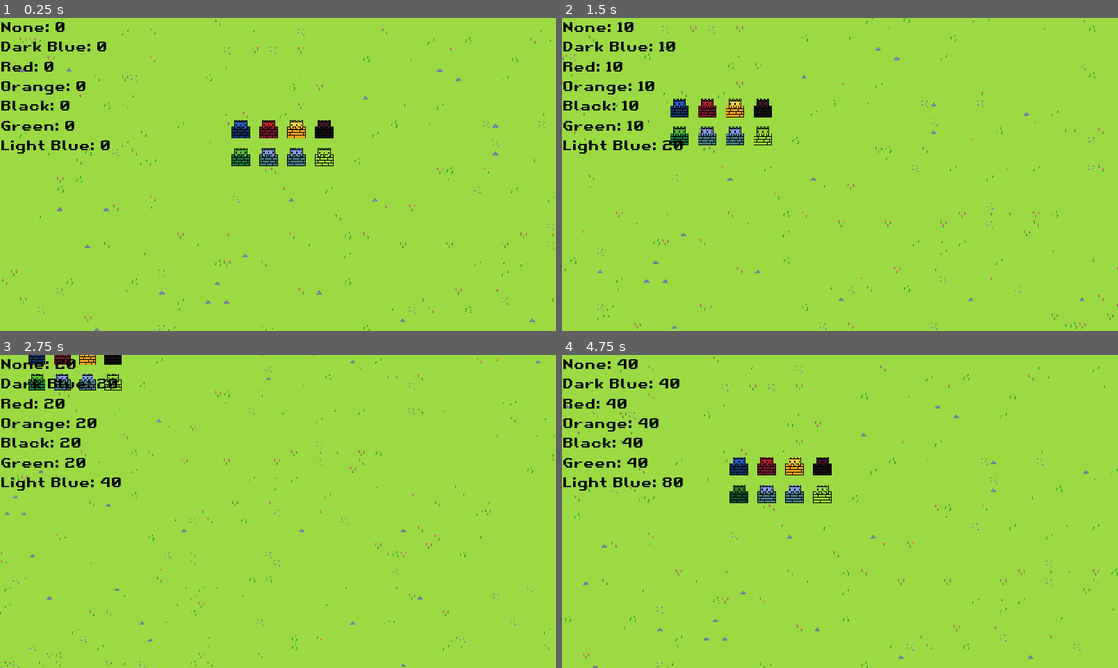
Above: before the commit, frames 1-4 (two rows, left to right).
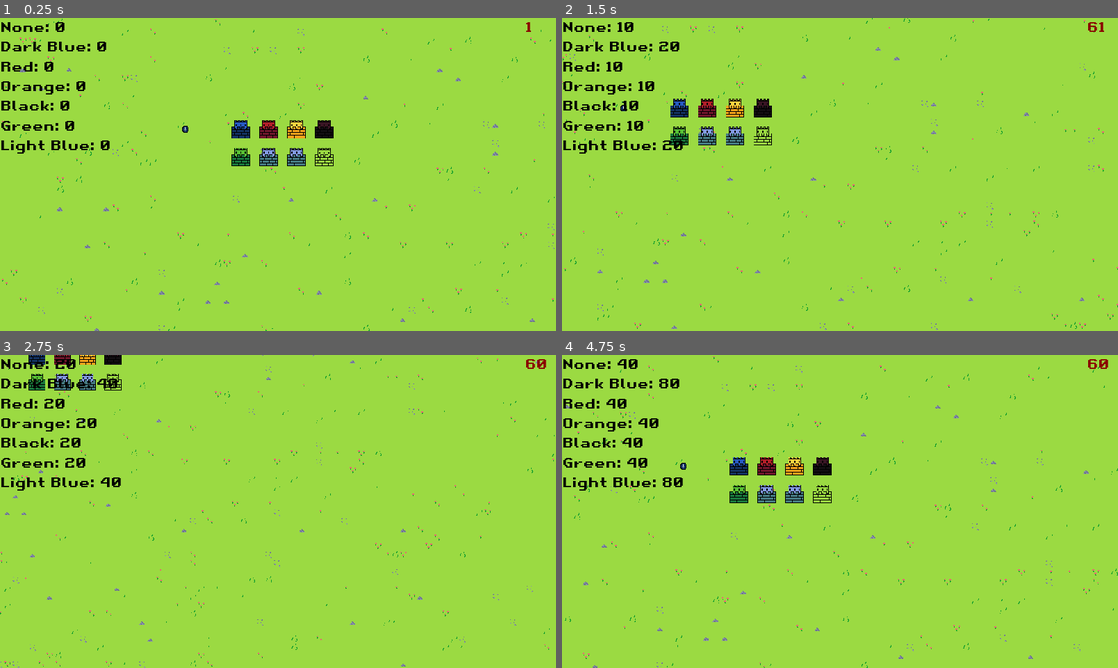
Above: after the commit, the same moments.

Repository: UltraMKF12/KingdomsRevolt
Game: Godot game, scene res://Scenes/WorldMap.tscn
Same seed, same stepped clock (60 frames per second), same inputs: the game is played once before the commit and once after it.
Inputs (mouse positions are in pixels of both pictures, inside the frame that each line leads up to):
- Up to frame 1 (0.25 s): no input
- Up to frame 2 (1.5 s): tap Enter at 0.5 s; move the mouse to (801, 130) at 0.52 s; hold Right (ui_right) 0.53-1.28 s; tap Mouse wheel down (mwheel_down) at 0.6 s; move the mouse to (739, 133) at 1.27 s; hold Down (ui_down) from 1.28 s (still down); tap Mouse wheel up (mwheel_up) at 1.35 s
- Up to frame 3 (2.75 s): move the mouse to (200, 364) at 2.02 s; release Down (ui_down) at 2.03 s; hold Right (ui_right) from 2.03 s (still down); tap Mouse wheel down (mwheel_down) at 2.1 s
- Up to frame 4 (4.75 s): move the mouse to (600, 383) at 2.77 s; release Right (ui_right) at 2.78 s; hold Up (ui_up) 2.78-3.53 s; tap Mouse wheel up (mwheel_up) at 2.85, 4.35 s; move the mouse to (606, 442) at 3.52 s; hold Left (ui_left) from 3.53 s (still down); tap Mouse wheel down (mwheel_down) at 3.6 s; move the mouse to (695, 495) at 4.27 s

The runs differ from the first frame. In frame 1, less than 0.1% of the frame differs, in the area x 32-96%, y 1-37%; in frame 2, 0.1%; in frame 3, 0.1%; in frame 4, 0.2%, in the area x 17-99%, y 1-48%.

Commit message:
Unit setting, collision + sprite

Diff:
--- /dev/null
+++ b/Scenes/Unit.tscn
@@ -0,0 +1,174 @@
+[gd_scene load_steps=36 format=2]
+
+[ext_resource path="res://Sprites/Kingdoms Revol Tilesheett.png" type="Texture" id=1]
+[ext_resource path="res://Scripts/Unit.gd" type="Script" id=2]
+
+[sub_resource type="AtlasTexture" id=9]
+atlas = ExtResource( 1 )
+region = Rect2( 64, 0, 12, 13 )
+
+[sub_resource type="AtlasTexture" id=10]
+atlas = ExtResource( 1 )
+region = Rect2( 64, 14, 12, 13 )
+
+[sub_resource type="AtlasTexture" id=11]
+atlas = ExtResource( 1 )
+region = Rect2( 64, 28, 12, 13 )
+
+[sub_resource type="AtlasTexture" id=12]
+atlas = ExtResource( 1 )
+region = Rect2( 64, 42, 12, 13 )
+
+[sub_resource type="AtlasTexture" id=13]
+atlas = ExtResource( 1 )
+region = Rect2( 64, 56, 12, 13 )
+
+[sub_resource type="AtlasTexture" id=14]
+atlas = ExtResource( 1 )
+region = Rect2( 64, 70, 12, 13 )
+
+[sub_resource type="AtlasTexture" id=15]
+atlas = ExtResource( 1 )
+region = Rect2( 64, 84, 12, 13 )
+
+[sub_resource type="AtlasTexture" id=16]
+atlas = ExtResource( 1 )
+region = Rect2( 96, 0, 15, 16 )
+
+[sub_resource type="AtlasTexture" id=17]
+atlas = ExtResource( 1 )
+region = Rect2( 96, 17, 15, 16 )
+
+[sub_resource type="AtlasTexture" id=18]
+atlas = ExtResource( 1 )
+region = Rect2( 96, 34, 15, 16 )
+
+[sub_resource type="AtlasTexture" id=19]
+atlas = ExtResource( 1 )
+region = Rect2( 96, 51, 15, 16 )
+
+[sub_resource type="AtlasTexture" id=20]
+atlas = ExtResource( 1 )
+region = Rect2( 96, 68, 15, 16 )
+
+[sub_resource type="AtlasTexture" id=21]
+atlas = ExtResource( 1 )
+region = Rect2( 96, 85, 15, 16 )
+
+[sub_resource type="AtlasTexture" id=22]
+atlas = ExtResource( 1 )
+region = Rect2( 96, 102, 15, 16 )
+
+[sub_resource type="AtlasTexture" id=23]
+atlas = ExtResource( 1 )
+region = Rect2( 80, 0, 13, 14 )
+
+[sub_resource type="AtlasTexture" id=24]
+atlas = ExtResource( 1 )
+region = Rect2( 80, 15, 13, 14 )
+
+[sub_resource type="AtlasTexture" id=25]
+atlas = ExtResource( 1 )
+region = Rect2( 80, 30, 13, 14 )
+
+[sub_resource type="AtlasTexture" id=26]
+atlas = ExtResource( 1 )
+region = Rect2( 80, 45, 13, 14 )
+
+[sub_resource type="AtlasTexture" id=27]
+atlas = ExtResource( 1 )
+region = Rect2( 80, 60, 13, 14 )
+
+[sub_resource type="AtlasTexture" id=28]
+atlas = ExtResource( 1 )
+region = Rect2( 80, 75, 13, 14 )
+
+[sub_resource type="AtlasTexture" id=29]
+atlas = ExtResource( 1 )
+region = Rect2( 80, 90, 13, 14 )
+
+[sub_resource type="AtlasTexture" id=1]
+atlas = ExtResource( 1 )
+region = Rect2( 48, 0, 11, 11 )
+
+[sub_resource type="AtlasTexture" id=2]
+atlas = ExtResource( 1 )
+region = Rect2( 48, 12, 11, 11 )
+
+[sub_resource type="AtlasTexture" id=3]
+atlas = ExtResource( 1 )
+region = Rect2( 48, 24, 11, 11 )
+
+[sub_resource type="AtlasTexture" id=4]
+atlas = ExtResource( 1 )
+region = Rect2( 48, 36, 11, 11 )
+
+[sub_resource type="AtlasTexture" id=5]
+atlas = ExtResource( 1 )
+region = Rect2( 48, 48, 11, 11 )
+
+[sub_resource type="AtlasTexture" id=6]
+atlas = ExtResource( 1 )
+region = Rect2( 48, 60, 11, 11 )
+
+[sub_resource type="AtlasTexture" id=7]
+atlas = ExtResource( 1 )
+region = Rect2( 48, 72, 11, 11 )
+
+[sub_resource type="SpriteFrames" id=8]
+animations = [ {
+"frames": [ SubResource( 9 ), SubResource( 10 ), SubResource( 11 ), SubResource( 12 ), SubResource( 13 ), SubResource( 14 ), SubResource( 15 ) ],
+"loop": true,
+"name": "bow",
+"speed": 5.0
+}, {
+"frames": [ SubResource( 16 ), SubResource( 17 ), SubResource( 18 ), SubResource( 19 ), SubResource( 20 ), SubResource( 21 ), SubResource( 22 ) ],
+"loop": true,
+"name": "club",
+"speed": 5.0
+}, {
+"frames": [ SubResource( 23 ), SubResource( 24 ), SubResource( 25 ), SubResource( 26 ), SubResource( 27 ), SubResource( 28 ), SubResource( 29 ) ],
+"loop": true,
+"name": "mage",
+"speed": 5.0
+}, {
+"frames": [ SubResource( 1 ), SubResource( 2 ), SubResource( 3 ), SubResource( 4 ), SubResource( 5 ), SubResource( 6 ), SubResource( 7 ) ],
+"loop": false,
+"name": "sword",
+"speed": 0.0
+} ]
+
+[sub_resource type="CircleShape2D" id=30]
+radius = 7.0
+
+[sub_resource type="CircleShape2D" id=31]
+radius = 8.0
+
+[sub_resource type="CircleShape2D" id=32]
+radius = 8.0
+
+[sub_resource type="CircleShape2D" id=33]
+radius = 10.0499
+
+[node name="Unit" type="KinematicBody2D"]
+script = ExtResource( 2 )
+
+[node name="Type" type="AnimatedSprite" parent="."]
+frames = SubResource( 8 )
+animation = "sword"
+
+[node name="SwordShape" type="CollisionShape2D" parent="."]
+shape = SubResource( 30 )
+disabled = true
+
+[node name="BowShape" type="CollisionShape2D" parent="."]
+shape = SubResource( 31 )
+disabled = true
+
+[node name="MageShape" type="CollisionShape2D" parent="."]
+shape = SubResource( 32 )
+disabled = true
+
+[node name="ClubShape" type="CollisionShape2D" parent="."]
+shape = SubResource( 33 )
+disabled = true
--- a/Scenes/WorldMap.tscn
+++ b/Scenes/WorldMap.tscn
@@ -6,6 +6,9 @@
 [ext_resource path="res://Font/Retro Gaming.ttf" type="DynamicFontData" id=4]
 [ext_resource path="res://Scripts/GroupCounterLabel.gd" type="Script" id=5]
 [ext_resource path="res://Scripts/IncomeCalculator.gd" type="Script" id=6]
+[ext_resource path="res://Scripts/WorldMap.gd" type="Script" id=7]
+[ext_resource path="res://Scenes/Unit.tscn" type="PackedScene" id=8]
+[ext_resource path="res://Scripts/FPSCounter.gd" type="Script" id=9]
 
 [sub_resource type="DynamicFont" id=2]
 size = 24
@@ -35,6 +38,7 @@
 0/z_index = 0
 
 [node name="WorldMap" type="Node2D"]
+script = ExtResource( 7 )
 
 [node name="IncomeCalculator" type="Node" parent="."]
 script = ExtResource( 6 )
@@ -44,10 +48,11 @@
 [node name="UI" type="CanvasLayer" parent="."]
 
 [node name="Control" type="Control" parent="UI"]
-margin_right = 40.0
-margin_bottom = 40.0
+margin_right = 960.0
+margin_bottom = 540.0
+mouse_filter = 2
 
-[node name="Label" type="Label" parent="UI/Control"]
+[node name="Gold Text" type="Label" parent="UI/Control"]
 margin_right = 40.0
 margin_bottom = 14.0
 custom_colors/font_color = Color( 0, 0, 0, 1 )
@@ -60,6 +65,16 @@
 Green: 0
 Light Blue: 0"
 script = ExtResource( 5 )
+
+[node name="FPS" type="Label" parent="UI/Control"]
+anchor_left = 1.0
+anchor_right = 1.0
+margin_left = -54.0
+margin_bottom = 31.0
+custom_colors/font_color = Color( 0.545098, 0, 0, 1 )
+custom_fonts/font = SubResource( 2 )
+text = "999"
+script = ExtResource( 9 )
 
 [node name="Ground" type="TileMap" parent="."]
 tile_set = SubResource( 1 )
@@ -107,3 +122,6 @@
 
 [node name="Castle8" parent="." instance=ExtResource( 3 )]
 position = Vector2( 560, 240 )
+
+[node name="Unit" parent="." instance=ExtResource( 8 )]
+position = Vector2( 320, 192 )
--- a/Scripts/Autoload.gd
+++ b/Scripts/Autoload.gd
@@ -1,7 +1,11 @@
 extends Node
 
 var groups := ["None", "Dark Blue", "Red", "Orange", "Black", "Green", "Light Blue"]
+var types := ["sword", "bow", "mage", "club"]
 var gold := [0, 0, 0, 0, 0, 0, 0]
+
+var player_group: int
+
 
 func _process(delta):
 	if Input.is_action_just_pressed("fullscreen"):
--- a/Scripts/CastleHover.gd
+++ b/Scripts/CastleHover.gd
@@ -18,10 +18,12 @@
 
 func _on_Area2D_mouse_entered():
 	selected = true
-	hover()
+	if(Autoload.player_group == sprite.frame):
+		hover()
 
 
 func _on_Area2D_mouse_exited():
 	selected = false
-	tween.kill()
-	sprite.modulate = normal_color
+	if(Autoload.player_group == sprite.frame):
+		tween.kill()
+		sprite.modulate = normal_color
--- /dev/null
+++ b/Scripts/FPSCounter.gd
@@ -0,0 +1,4 @@
+extends Label
+
+func _process(delta):
+	text = str(Engine.get_frames_per_second())
--- /dev/null
+++ b/Scripts/Unit.gd
@@ -0,0 +1,22 @@
+extends KinematicBody2D
+
+onready var sprite = $Type
+
+func _ready():
+	set_unit("sword", 1)
+
+
+func set_unit(type: String, group: int):
+	sprite.animation = type
+	sprite.frame = group
+	add_to_group(Autoload.groups[group])
+
+	match type:
+		"sword":
+			$SwordShape.disabled = false
+		"bow":
+			$BowShape.disabled = false
+		"mage":
+			$MageShape.disabled = false
+		"club":
+			$ClubShape.disabled = false
--- /dev/null
+++ b/Scripts/WorldMap.gd
@@ -0,0 +1,4 @@
+extends Node2D
+
+func _ready():
+	Autoload.player_group = 1
--- a/project.godot
+++ b/project.godot
@@ -12,7 +12,7 @@
 
 config/name="Kingdoms Revolt"
 run/main_scene="res://Scenes/WorldMap.tscn"
-config/icon="res://icon.png"
+config/icon="res://Sprites/Logo.png"
 
 [autoload]
 
Not shown: 1 places in Scenes/WorldMap.tscn that only renumber resources
Binary file changed: Sprites/Kingdoms Revol Tilesheett.png
Binary file added: Sprites/Logo.png
Not shown, added: Sprites/Logo.png.import
